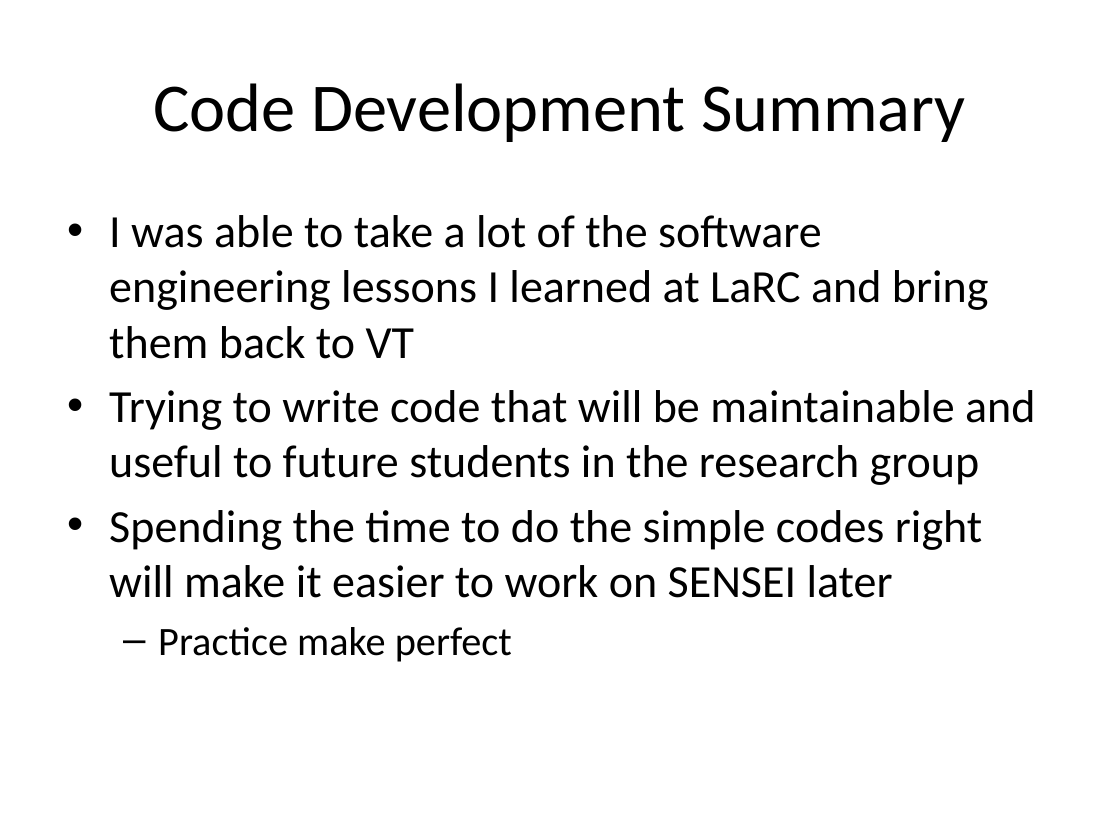
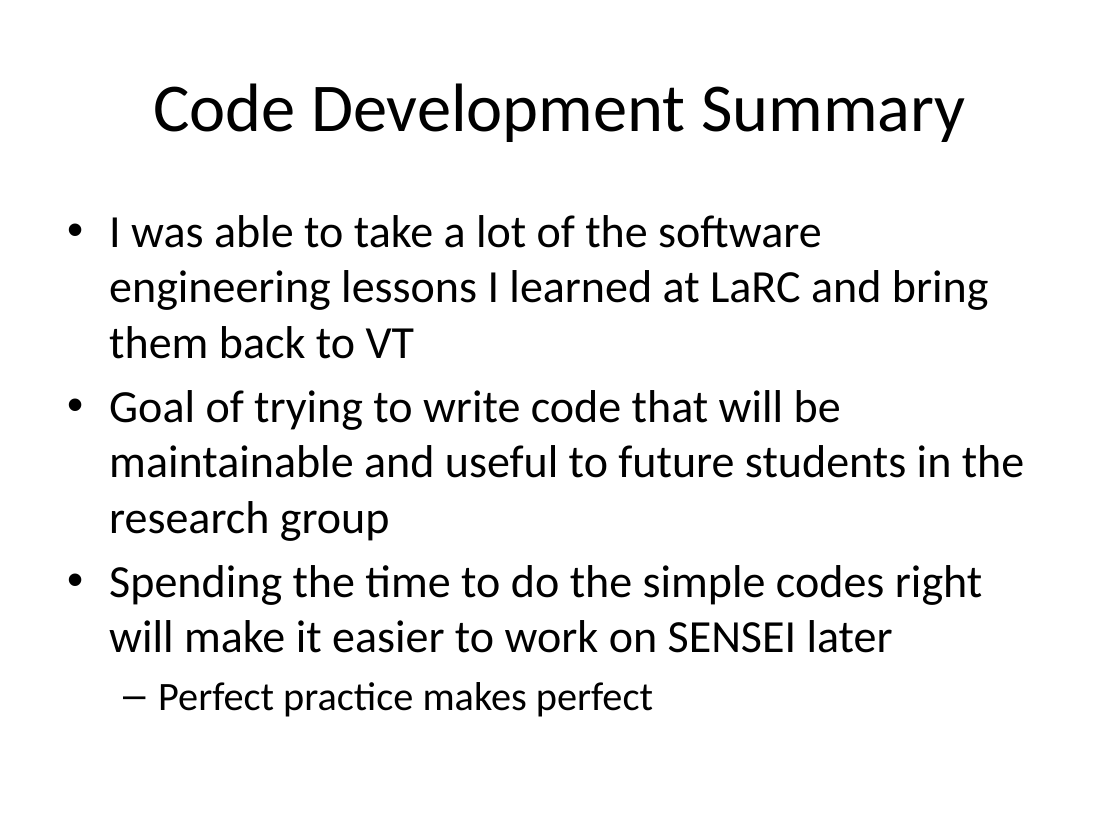
Before and after one commit to jderlaga/Presentations, a slide deck: slide 18 of June_Overview.pptx (slide 17 before the commit). Drawn at 1120x840 pixels with LibreOffice and Linux fonts; fonts in the diff are those of the drawing. Boxes give left, top, right and bottom in pixels: in the first picture for what was removed or moved away, otherwise in the second. Text is boxed around its words. In the diff, an @@ line names an element or a change of style, - is before the commit and + after.

```diff
--- a/June_Overview.pptx
+++ b/June_Overview.pptx
@@ text at (109,390,1024,541): text changed @@
-• Trying to write code that will be maintainable and useful to future students in the research group
+• Goal of trying to write code that will be maintainable and useful to future students in the research group
@@ text at (158,682,653,717): text changed @@
-  – Practice make perfect
+  – Perfect practice makes perfect
```
Also in this commit, not shown: 13 other slides changed, 2 slides added, 1 slide removed.
